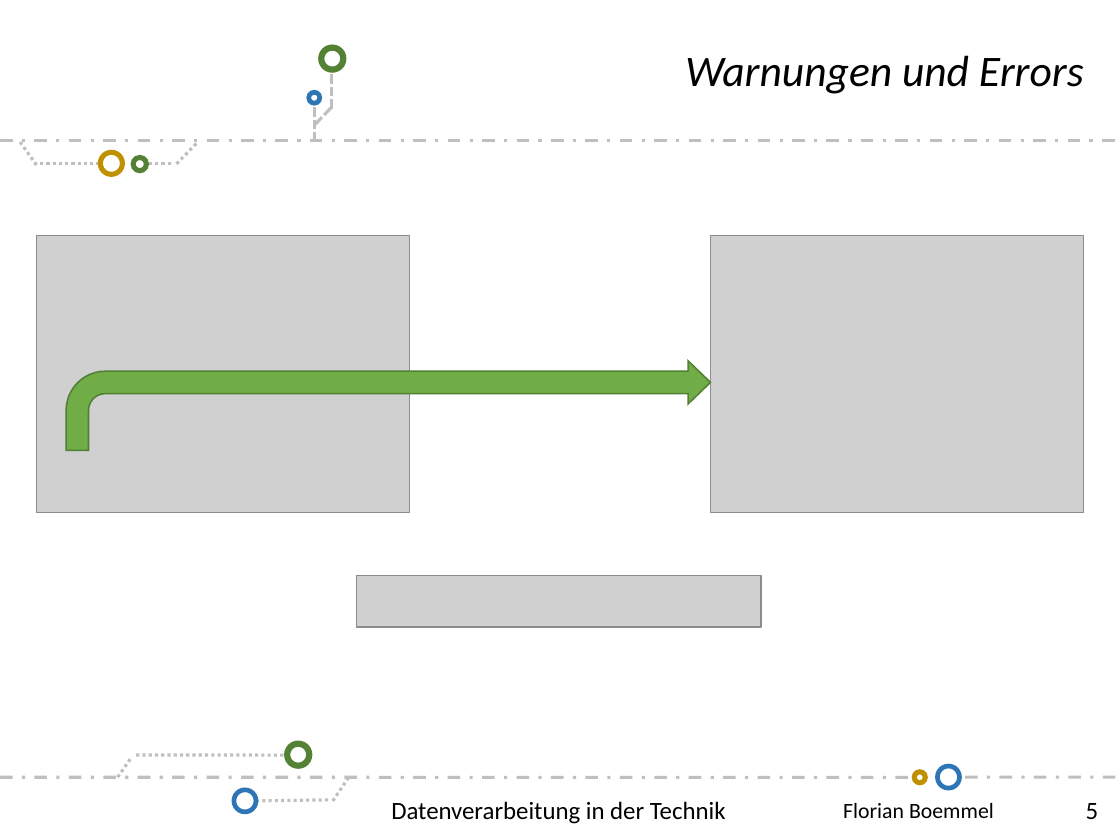
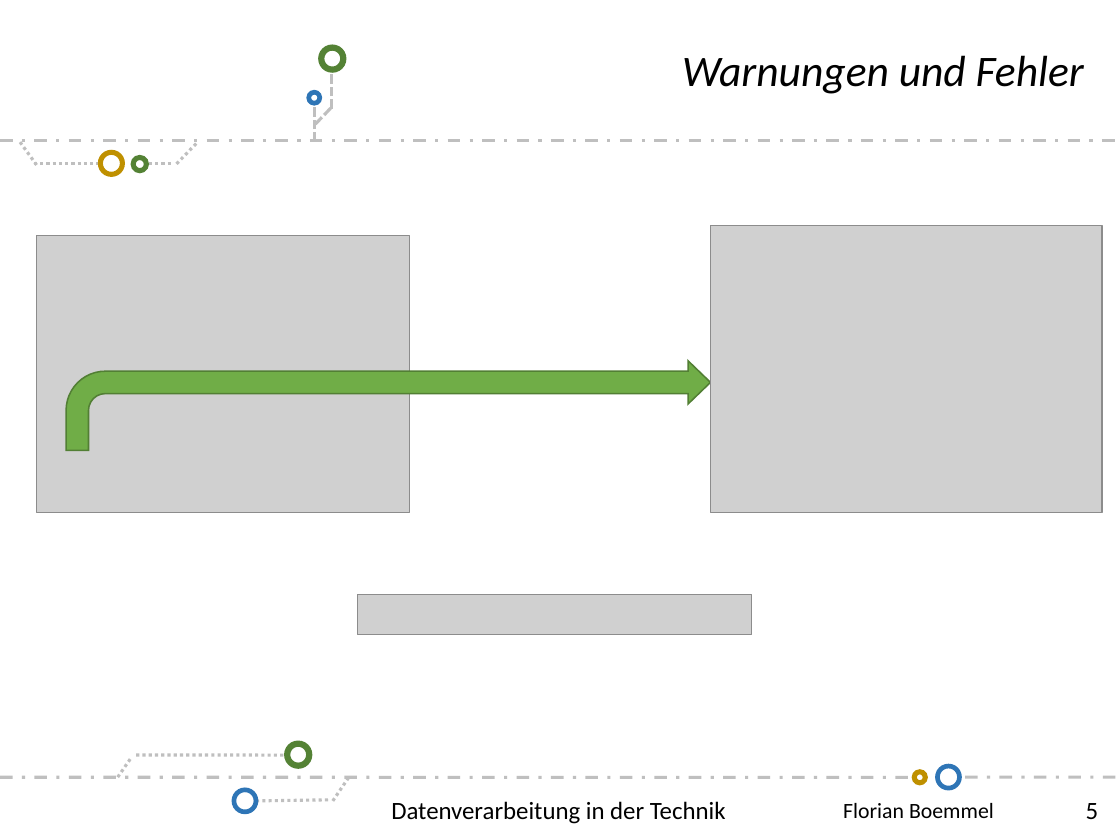
Before and after one commit to scd42636/DT_WS1718_02_StarCar, a slide deck: slide 5 of dokumentation/bof31844/Folien-Florian-Boemmel.pptx. Drawn at 1120x840 pixels with LibreOffice and Linux fonts; fonts in the diff are those of the drawing; grey boxes stand for pictures; background and template pictures are left out. Boxes give left, top, right and bottom in pixels: in the first picture for what was removed or moved away, otherwise in the second. Text is boxed around its words. In the diff, an @@ line names an element or a change of style, - is before the commit and + after.

Commit message:
GUI: changed Error -> Fehler, Doc: replaced gif

```diff
--- a/dokumentation/bof31844/Folien-Florian-Boemmel.pptx
+++ b/dokumentation/bof31844/Folien-Florian-Boemmel.pptx
@@ text at (682,55,1084,94): text changed @@
-Warnungen und Errors
+Warnungen und Fehler
@@ picture: place and size @@
-picture at (710,235,1083,512)
+picture at (710,225,1102,512)
@@ picture: place and size @@
-picture at (356,576,760,627)
+picture at (357,594,752,634)
```
Also in this commit, not shown: 1 other slide changed, 3 other files.
